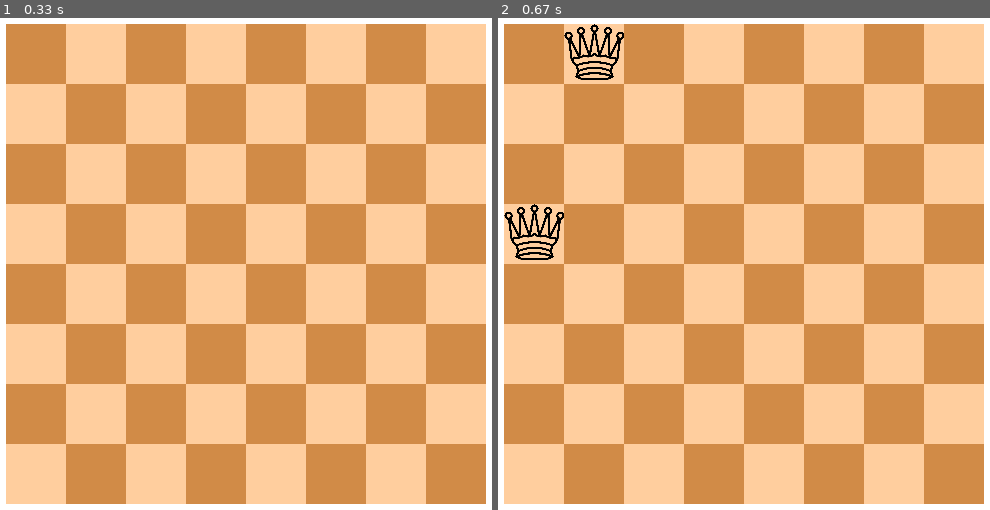
Above: before the commit, frames 1-2 (left to right).
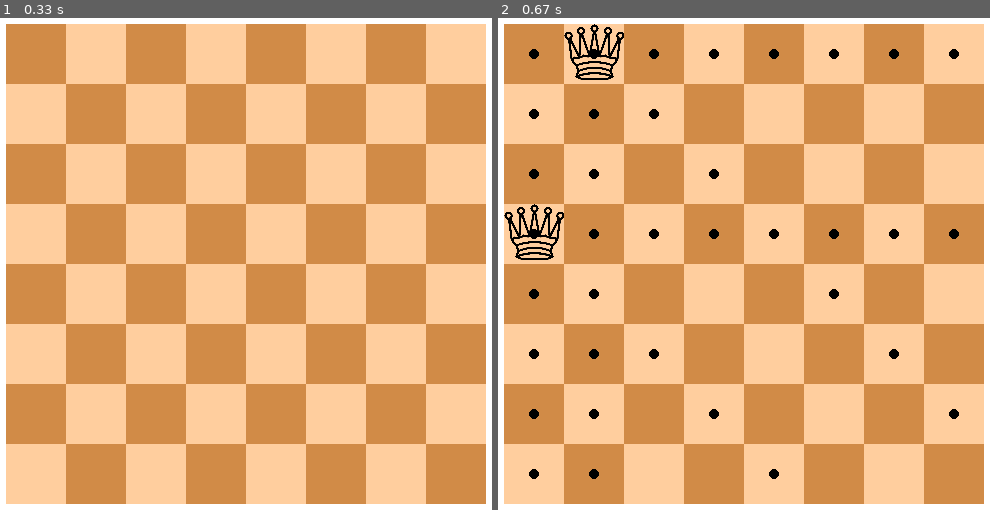
Above: after the commit, the same moments.

Repository: panta97/8queensEmoji
Game: pygame game, started from chess8queens.py
Two runs of this game, one before a commit and one after it. Both use one fixed random seed, a clock stepped at 60 frames per second and the inputs below.
Inputs (mouse positions are in pixels of both pictures, inside the frame that each line leads up to):
- Up to frame 1 (0.33 s): no input
- Up to frame 2 (0.67 s): press the mouse at (709, 268) at 0.37 s; move the mouse to (621, 249) at 0.47 s; release the mouse at (537, 229) at 0.6 s

Frame 1 is identical in both runs. In frame 2, 1.1% of the frame differs, in the area x 6-94%, y 6-94%.

Commit message:
now looks much decent

Diff:
--- a/chess8queens.py
+++ b/chess8queens.py
@@ -55,8 +55,11 @@
 
     board = Board(1)
 
+    boardHint = BoardHint(squares)
+
     mousex = 0
     mousey = 0
+    hintEnable = True
 
     while True:
         for event in pygame.event.get():
@@ -75,16 +78,27 @@
                     else:
                         drawBoard.drawQueenAt(boxx, boxy, screen)
                         board.PlaceQueen(boxx, boxy)
+                        boardHint.changeBoardHintState(boxx, boxy)
 
                         # gets you the new board
                         newboard = computerTurn(board)
-                        newQueenPosition = boardDistinc(board.getBoard(), newboard)
-                        boxx, boxy = newQueenPosition
-
-                        drawBoard.drawQueenAt(boxx, boxy, screen)
-                        board.PlaceQueen(boxx, boxy)
-
-                        print(newQueenPosition)
+
+                        if newboard is None:
+                            print("You Win")
+
+                        else:
+
+                            newQueenPosition = boardDistinc(board.getBoard(), newboard)
+                            boxx, boxy = newQueenPosition
+
+                            drawBoard.drawQueenAt(boxx, boxy, screen)
+                            board.PlaceQueen(boxx, boxy)
+                            boardHint.changeBoardHintState(boxx, boxy)
+
+                            print(newQueenPosition)
+
+                if hintEnable == True:
+                    boardHint.drawHints(screen)
 
         pygame.display.update()
 
@@ -222,10 +236,89 @@
 def computerTurn(board):
     solutions = NQueens(board, 1)
     numberOfSolutions = len(solutions) - 1
+
+    # in case there are no longer solutions
+    if numberOfSolutions <= 0:
+        return None
+
     randomSolutionIndex = random.randint(0, numberOfSolutions)
     chosenSolution = solutions[randomSolutionIndex]
     return chosenSolution.getBoard()
 
 
+class BoardHint():
+
+    def __init__(self, squares):
+        self.squares = squares
+        self.boardHint = []
+        for i in range(squares):
+            self.boardHint.append([False] * squares)
+
+    def getDiagonalPointsRight(self, boxx, boxy):
+        listOfTuples = []
+        # right diagonal
+        x = boxx - self.squares
+        y = boxy - self.squares
+
+        while x < self.squares and y < self.squares:
+            if x >= 0 and y >= 0:
+                listOfTuples.append((x, y))
+            x = x + 1
+            y = y + 1
+
+        # print(listOfTuples)
+        return listOfTuples
+
+    def getDiagonalPointsLeft(self, boxx, boxy):
+        listOfTuples = []
+        # right diagonal
+        x = boxx - self.squares
+        y = boxy + self.squares
+
+        while x < squares and y >= 0:
+            if x >= 0 and y < self.squares:
+                listOfTuples.append((x, y))
+            x = x + 1
+            y = y - 1
+
+        print(listOfTuples)
+        return listOfTuples[::-1]
+        # return listOfTuples
+
+    def changeBoardHintState(self, boxx, boxy):
+
+        print(boxx, boxy, squares)
+        diagonalListRight = self.getDiagonalPointsRight(boxx, boxy)
+        diagonalListLeft = self.getDiagonalPointsLeft(boxx, boxy)
+
+        for j in range(squares):
+            for i in range(squares):
+                if diagonalListRight[0] == (i, j):
+                    self.boardHint[i][j] = True
+                    if len(diagonalListRight) != 1:
+                        del diagonalListRight[0]
+                    # else:
+                    #     continue
+
+                if diagonalListLeft[0] == (i, j):
+                    self.boardHint[i][j] = True
+                    if len(diagonalListLeft) != 1:
+                        del diagonalListLeft[0]
+                    # else:
+                    #     continue
+
+                elif boxx == i or boxy == j:
+                    self.boardHint[i][j] = True
+
+    def drawHints(self, screen):
+
+        offset = 30
+
+        for i in range(squares):
+            for j in range(squares):
+                if self.boardHint[i][j] == True:
+                    pygame.draw.circle(screen, (0, 0, 0), (boardPosX + offset + i * size, boardPosY + offset + j * size), 5)
+
+
 if __name__ == '__main__':
     main()
Binary file added: happy.jpg
Binary file added: thinking.jpg
